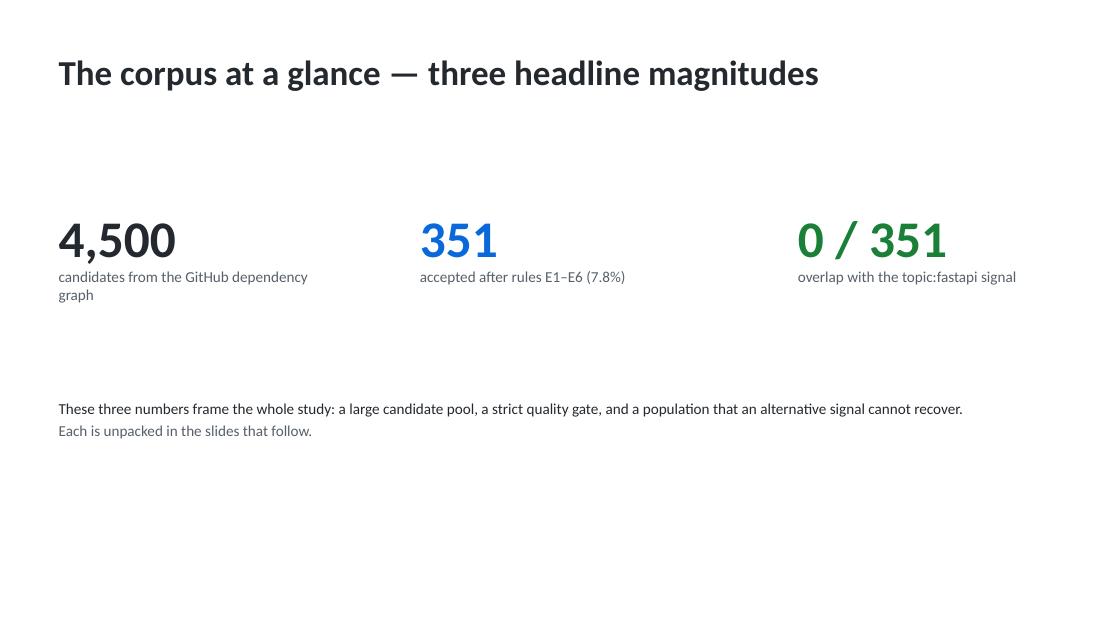
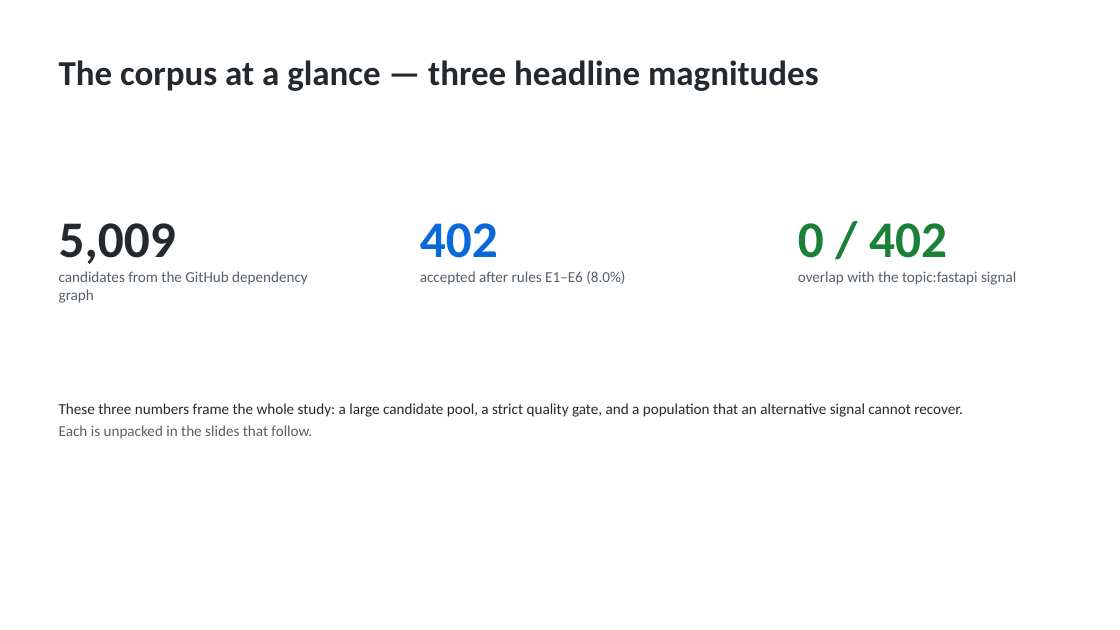
Before and after one commit to codeCrack-01/fastapi-di-empirical-study, a slide deck: slide 4 of analysis/out/fastapi_di_presentation.pptx. Drawn at 1120x630 pixels with LibreOffice and Linux fonts; fonts in the diff are those of the drawing. Boxes give left, top, right and bottom in pixels: in the first picture for what was removed or moved away, otherwise in the second. Text is boxed around its words. In the diff, an @@ line names an element or a change of style, - is before the commit and + after.

```diff
--- a/analysis/out/fastapi_di_presentation.pptx
+++ b/analysis/out/fastapi_di_presentation.pptx
@@ text at (59, 223, 176, 264): text changed @@
-4,500
+5,009
@@ text at (420, 223, 625, 285): text changed @@
-351
-accepted after rules E1–E6 (7.8%)
+402
+accepted after rules E1–E6 (8.0%)
@@ text at (798, 223, 947, 258): text changed @@
-0 / 351
+0 / 402
```
Also in this commit, not shown: 19 other slides changed, 29 other files.
